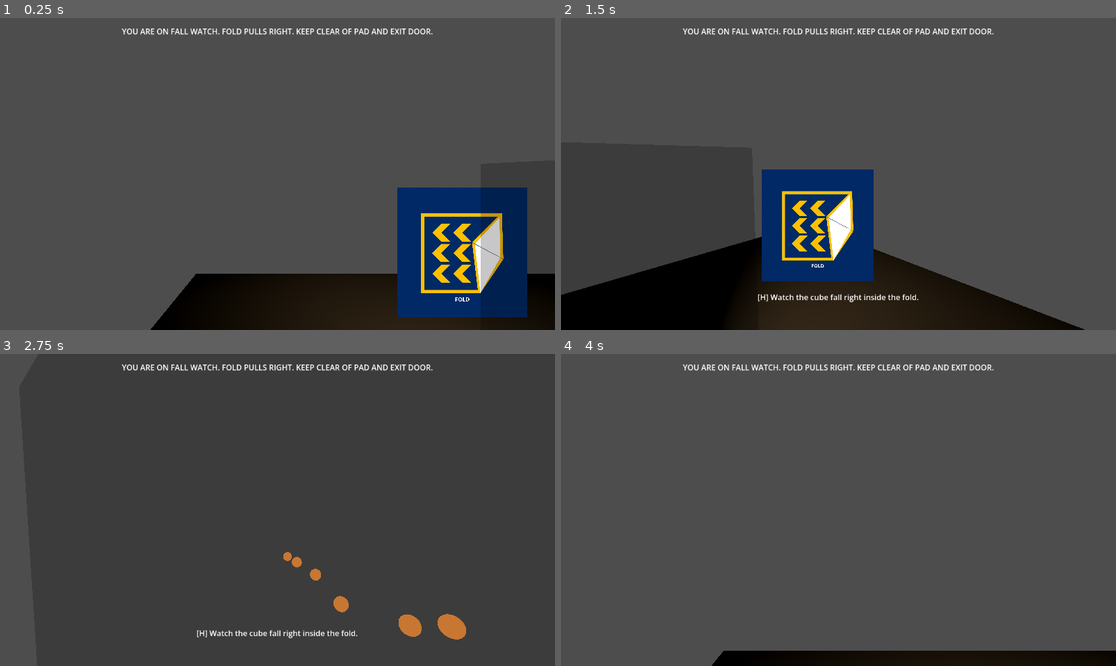
Above: before the commit, frames 1-4 (two rows, left to right).
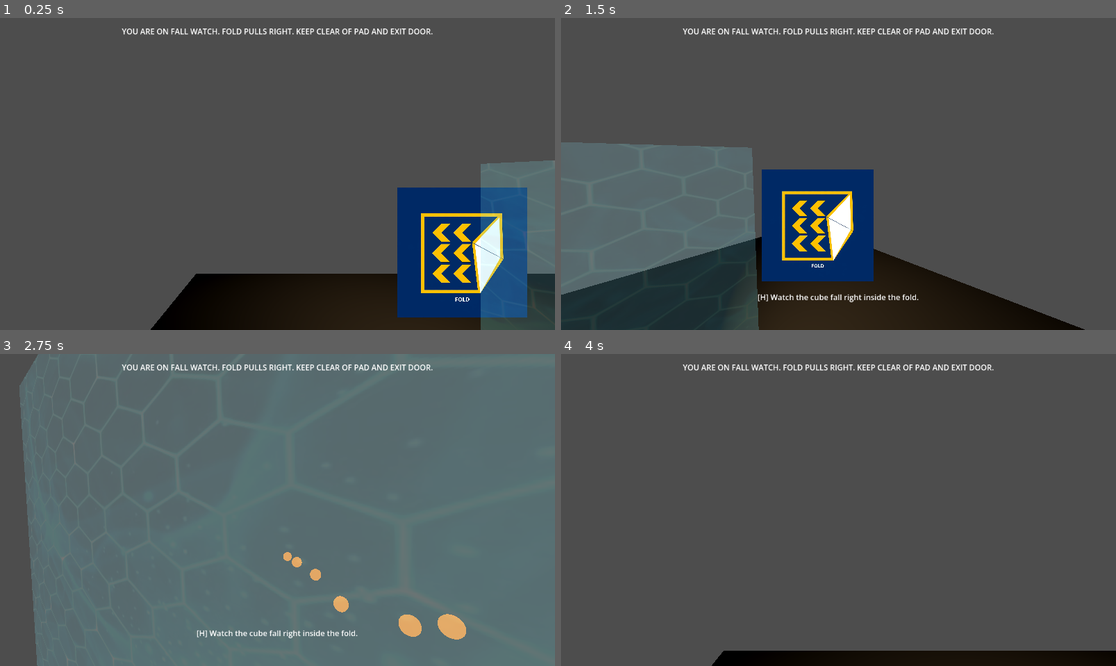
Above: after the commit, the same moments.

Repository: phsuroviec/gravit
Game: Godot game, scene res://main.tscn
Same seed, same stepped clock (60 frames per second), same inputs: the game is played once before the commit and once after it.
Inputs (mouse positions are in pixels of both pictures, inside the frame that each line leads up to):
- Up to frame 1 (0.25 s): no input
- Up to frame 2 (1.5 s): tap Enter (ui_accept) at 0.5, 0.77 s; move the mouse to (960, 158) at 0.52 s; hold Right (ui_right) 0.53-1.28 s; tap T at 0.6 s; click (960, 158) at 0.67 s; move the mouse to (810, 174) at 1.27 s; hold Up (ui_up) from 1.28 s (still down); tap H at 1.35 s
- Up to frame 3 (2.75 s): keep holding Up (ui_up); tap Enter (ui_accept) at 1.52 s; move the mouse to (288, 503) at 2.02 s; tap E at 2.1 s
- Up to frame 4 (4 s): keep holding Up (ui_up); move the mouse to (832, 516) at 2.77 s; tap X at 2.85 s; tap Enter (ui_accept) at 3.02, 3.5, 3.77 s; move the mouse to (877, 513) at 3.52 s; tap R at 3.6 s

The runs differ from the first frame. In frame 1, 7.2% of the frame differs, in the area x 86-100%, y 45-100%; in frame 2, 21%; in frame 3, 94%, in the area x 3-100%, y 0-100%; in frame 4, nothing differs.

Commit message:
T13: shell membrane texture + thud/chime, 8 receipts

Diff:
--- a/game/fold_box.tscn
+++ b/game/fold_box.tscn
@@ -1,11 +1,16 @@
-[gd_scene load_steps=9 format=3]
+[gd_scene load_steps=10 format=3]
 
 [ext_resource type="Script" path="res://scripts/fold_box.gd" id="1"]
 [ext_resource type="Script" path="res://scripts/fold_scope.gd" id="2"]
+[ext_resource type="Texture2D" path="res://assets/decals/shell_membrane.webp" id="3"]
 
 [sub_resource type="StandardMaterial3D" id="shell_mat"]
 transparency = 1
 albedo_color = Color(0.35, 0.75, 1, 0.22)
+emission_enabled = true
+emission = Color(0.7, 0.95, 1, 1)
+emission_energy_multiplier = 0.7
+emission_texture = ExtResource("3")
 
 [sub_resource type="BoxMesh" id="shell_mesh"]
 material = SubResource("shell_mat")
--- a/game/hud.tscn
+++ b/game/hud.tscn
@@ -35,6 +35,8 @@
 horizontal_alignment = 1
 autowrap_mode = 2
 
+[node name="Chime" type="AudioStreamPlayer" parent="."]
+
 [node name="Complete" type="Label" parent="."]
 visible = false
 anchors_preset = 8
--- a/game/pad.tscn
+++ b/game/pad.tscn
@@ -24,8 +24,10 @@
 
 [node name="Countdown" type="Label3D" parent="."]
 transform = Transform3D(1, 0, 0, 0, 1, 0, 0, 0, 1, 0, 1.4, 0)
-
-[node name="TickPlayer" type="AudioStreamPlayer" parent="."]
 billboard = 1
 font_size = 64
 modulate = Color(1, 0.6, 0.2, 1)
+
+[node name="TickPlayer" type="AudioStreamPlayer" parent="."]
+
+[node name="ThudPlayer" type="AudioStreamPlayer" parent="."]
--- a/game/scripts/hud.gd
+++ b/game/scripts/hud.gd
@@ -5,6 +5,7 @@
 extends CanvasLayer
 
 const GameText = preload("res://scripts/game_text.gd")
+const Sfx = preload("res://scripts/sfx.gd")
 
 var _hint_index := {}
 var _last_room := ""
@@ -13,6 +14,7 @@
 func _ready() -> void:
 	GameState.run_start_ms = Time.get_ticks_msec()
 	($Timer as Label).visible = GameState.completions > 0
+	($Chime as AudioStreamPlayer).stream = Sfx.chime()
 
 func _player():
 	var players := get_tree().get_nodes_in_group("player")
@@ -44,6 +46,7 @@
 	($Complete as Label).text = "COURSE COMPLETE in " + _fmt(ms) + " (" + best + ")\n" + GameText.fold_log("room3") + "\n[R] run it again"
 	($Complete as Label).visible = true
 	($Timer as Label).visible = true
+	($Chime as AudioStreamPlayer).play()
 
 func timer_unlocked() -> bool:
 	return ($Timer as Label).visible
--- a/game/scripts/pad.gd
+++ b/game/scripts/pad.gd
@@ -22,11 +22,13 @@
 # its fold is picked up, carried off and broken (that is the whole game).
 var last_clock := 1.0
 var _last_tick_sec := -1
+var _thudded := false
 
 func _ready() -> void:
 	monitoring = true
 	body_entered.connect(_on_body_entered)
 	($TickPlayer as AudioStreamPlayer).stream = Sfx.tick()
+	($ThudPlayer as AudioStreamPlayer).stream = Sfx.thud()
 
 func _on_body_entered(body: Node3D) -> void:
 	if pending_item == null and body is PhysicsBody3D:
@@ -39,6 +41,7 @@
 		return
 	pending_item = queue.enqueue(door, impulse, delay_base * last_clock)
 	_last_tick_sec = -1
+	_thudded = false
 
 func _process(_delta: float) -> void:
 	var label := $Countdown as Label3D
@@ -54,5 +57,8 @@
 		if sec != _last_tick_sec and sec > 0:
 			_last_tick_sec = sec
 			($TickPlayer as AudioStreamPlayer).play()
+	elif pending_item != null and pending_item.fired and not _thudded:
+		_thudded = true
+		($ThudPlayer as AudioStreamPlayer).play()
 	elif label != null:
 		label.text = ""
--- a/game/scripts/sfx.gd
+++ b/game/scripts/sfx.gd
@@ -6,14 +6,17 @@
 
 const MIX := 22050
 
-static func _tone(freq_hz: float, seconds: float, volume: float) -> AudioStreamWAV:
+static func _tone(freq_hz: float, seconds: float, volume: float, freq2_hz: float = 0.0, volume2: float = 0.0) -> AudioStreamWAV:
 	var frames := int(MIX * seconds)
 	var data := PackedByteArray()
 	data.resize(frames)
 	for i in frames:
 		var t := float(i) / MIX
 		var env := 1.0 - float(i) / frames
-		data[i] = int(127.0 + volume * 127.0 * sin(TAU * freq_hz * t) * env * env)
+		var s := volume * sin(TAU * freq_hz * t)
+		if freq2_hz > 0.0:
+			s += volume2 * sin(TAU * freq2_hz * t)
+		data[i] = int(127.0 + 127.0 * s * env * env)
 	var stream := AudioStreamWAV.new()
 	stream.format = AudioStreamWAV.FORMAT_8_BITS
 	stream.mix_rate = MIX
@@ -22,3 +25,9 @@
 
 static func tick() -> AudioStreamWAV:
 	return _tone(880.0, 0.07, 0.8)
+
+static func thud() -> AudioStreamWAV:
+	return _tone(90.0, 0.25, 1.0)
+
+static func chime() -> AudioStreamWAV:
+	return _tone(523.25, 0.4, 0.6, 784.0, 0.4)
--- a/game/tests/test_runner.gd
+++ b/game/tests/test_runner.gd
@@ -262,6 +262,10 @@
 	_assert(fold.get_node_or_null("Stream") is GPUParticles3D, "(viii) fold carries particle stream")
 	var tick = Sfx.tick()
 	_assert(tick is AudioStreamWAV and tick.data.size() > 1000, "(viii) countdown tick synthesizes")
+	var thud = Sfx.thud()
+	_assert(thud is AudioStreamWAV and thud.data.size() > 1000, "(viii) door thud synthesizes")
+	var chime = Sfx.chime()
+	_assert(chime is AudioStreamWAV and chime.data.size() > 1000, "(viii) completion chime synthesizes")
 	fold.free()
 
 # Invariant (ix): generated content is wired in — briefing plates mounted and
Binary file added: game/assets/decals/shell_membrane.webp
Not shown, added: game/tests/room4_check.gd.uid
Not shown, changed: docs/meta-proof.md
Not shown, changed: docs/meta-usage-log.md
Not shown, changed: docs/meta-usage.jsonl
Not shown, added: game/assets/decals/shell_membrane.webp.meta.md
Not shown, added: prompts/decal_shell.txt
Not shown, added: tickets/t13.md
